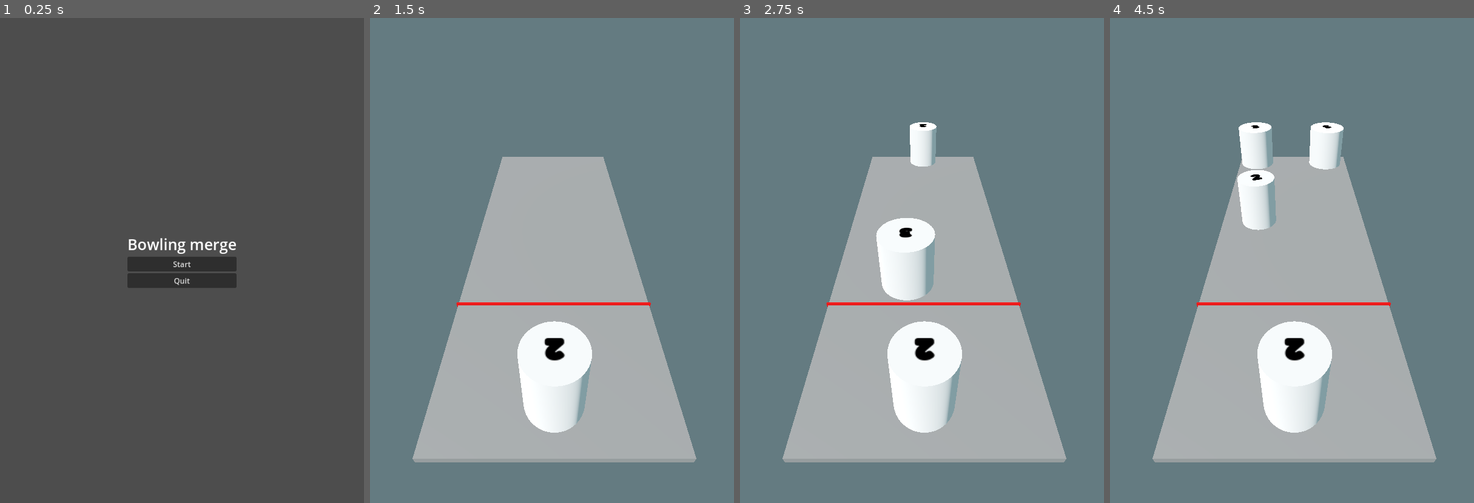
Above: before the commit, frames 1-4 (left to right).
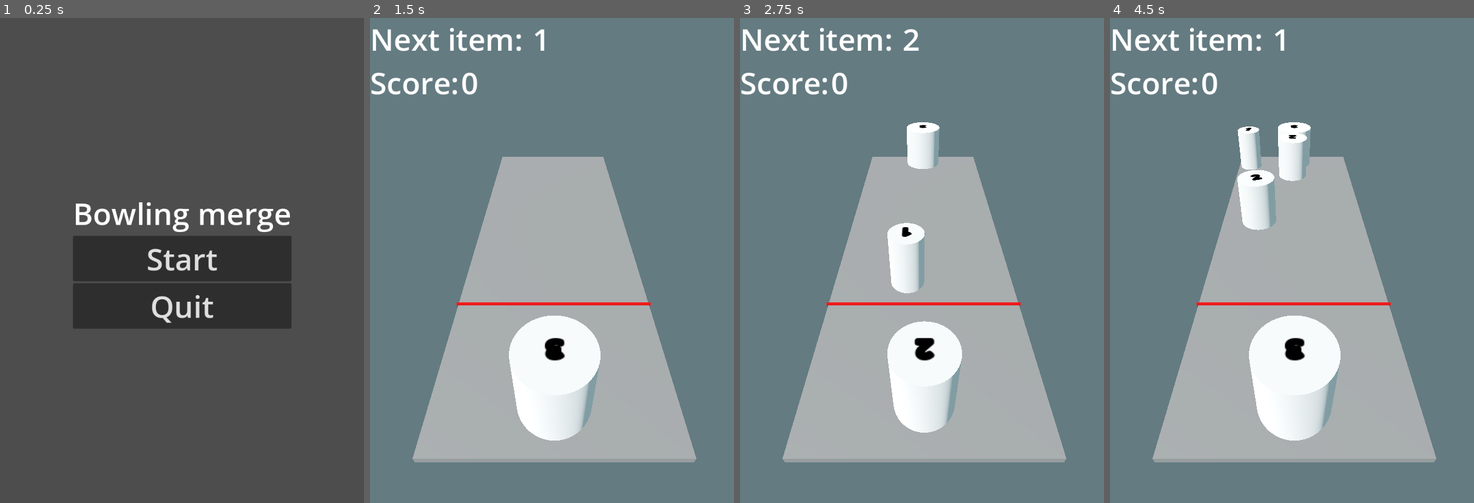
Above: after the commit, the same moments.

Repository: s3rius/bowling-merge
Game: Godot game, scene res://scenes/menus/MainMenu.tscn
Same seed, same stepped clock (60 frames per second), same inputs: the game is played once before the commit and once after it.
Inputs (mouse positions are in pixels of both pictures, inside the frame that each line leads up to):
- Up to frame 1 (0.25 s): no input
- Up to frame 2 (1.5 s): click "Start" at 0.5 s; tap Enter at 1.25 s; move the mouse to (632, 236) at 1.27 s; click (632, 236) at 1.42 s
- Up to frame 3 (2.75 s): drag from (849, 284) to (903, 357) at 2.02 s
- Up to frame 4 (4.5 s): move the mouse to (1328, 153) at 2.77 s; click (1328, 153) at 2.92 s; drag from (1273, 357) to (1182, 187) at 3.52 s; move the mouse to (1401, 333) at 4.27 s; click (1401, 333) at 4.42 s

The runs differ from the first frame. In frame 1, 11% of the frame differs, in the area x 20-80%, y 38-64%; in frame 2, 3.0%; in frame 3, 2.8%; in frame 4, 5.3%.

Commit message:
Removed signals.

Diff:
--- a/project.godot
+++ b/project.godot
@@ -12,6 +12,7 @@
 
 config/name="Bowling Merge"
 run/main_scene="uid://h1sw1wgnts3f"
+config/quit_on_go_back=false
 config/features=PackedStringArray("4.5", "Mobile")
 config/icon="res://icon.svg"
 
--- a/scenes/game.tscn
+++ b/scenes/game.tscn
@@ -1,9 +1,11 @@
-[gd_scene load_steps=18 format=3 uid="uid://cv7846us67iur"]
+[gd_scene load_steps=20 format=3 uid="uid://cv7846us67iur"]
 
 [ext_resource type="Script" uid="uid://dfb2t702qoffe" path="res://scripts/main.gd" id="1_uwrxv"]
 [ext_resource type="PackedScene" uid="uid://ci7rkfrmcyok2" path="res://scenes/pawn.tscn" id="2_yqjtg"]
 [ext_resource type="Script" uid="uid://8r0lt5usfjnt" path="res://scripts/limit.gd" id="3_lnu2h"]
 [ext_resource type="PackedScene" uid="uid://b46hnsev1wp2u" path="res://scenes/menus/GameOverPopUP.tscn" id="4_lbhrr"]
+[ext_resource type="Theme" uid="uid://c5grbnylvu6xl" path="res://themes/main-theme.tres" id="5_iywne"]
+[ext_resource type="Script" uid="uid://c1h2hls5tx662" path="res://scripts/in-game-hud.gd" id="6_p57ef"]
 
 [sub_resource type="Environment" id="Environment_lbhrr"]
 background_mode = 1
@@ -132,7 +134,40 @@
 visible = false
 follow_viewport_enabled = true
 
-[connection signal="limit_hit" from="Limit" to="." method="game_over"]
-[connection signal="body_entered" from="Limit/Area3D" to="Limit" method="on_body_entered"]
-[connection signal="body_exited" from="Limit/Area3D" to="Limit" method="on_body_exited"]
+[node name="HUD" type="Control" parent="."]
+layout_mode = 3
+anchors_preset = 15
+anchor_right = 1.0
+anchor_bottom = 1.0
+grow_horizontal = 2
+grow_vertical = 2
+theme = ExtResource("5_iywne")
+script = ExtResource("6_p57ef")
+
+[node name="VBox" type="VBoxContainer" parent="HUD"]
+layout_mode = 0
+offset_right = 40.0
+offset_bottom = 40.0
+
+[node name="NextItem" type="HBoxContainer" parent="HUD/VBox"]
+layout_mode = 2
+
+[node name="NextItemStaticText" type="Label" parent="HUD/VBox/NextItem"]
+layout_mode = 2
+text = "Next item: "
+
+[node name="NextItemValue" type="Label" parent="HUD/VBox/NextItem"]
+layout_mode = 2
+text = "2"
+
+[node name="Score" type="HBoxContainer" parent="HUD/VBox"]
+layout_mode = 2
+
+[node name="ScoreStaticText" type="Label" parent="HUD/VBox/Score"]
+layout_mode = 2
+text = "Score:"
+
+[node name="ScoreValue" type="Label" parent="HUD/VBox/Score"]
+layout_mode = 2
+
 [connection signal="timeout" from="Limit/LimitTimer" to="Limit" method="on_timer_timeout"]
--- a/scenes/menus/GameOverPopUP.tscn
+++ b/scenes/menus/GameOverPopUP.tscn
@@ -1,9 +1,10 @@
-[gd_scene load_steps=2 format=3 uid="uid://b46hnsev1wp2u"]
+[gd_scene load_steps=3 format=3 uid="uid://b46hnsev1wp2u"]
 
-[sub_resource type="LabelSettings" id="LabelSettings_t2y81"]
-font_color = Color(1, 0, 0, 1)
+[ext_resource type="Theme" uid="uid://c5grbnylvu6xl" path="res://themes/main-theme.tres" id="1_3tm4d"]
+[ext_resource type="Script" uid="uid://clxore7debqpi" path="res://scripts/menus/game_over_pop_up.gd" id="1_s2ajj"]
 
 [node name="GameOverPopUp" type="CanvasLayer"]
+script = ExtResource("1_s2ajj")
 
 [node name="Control" type="Control" parent="."]
 layout_mode = 3
@@ -12,19 +13,32 @@
 anchor_bottom = 1.0
 grow_horizontal = 2
 grow_vertical = 2
+theme = ExtResource("1_3tm4d")
 
-[node name="Label" type="Label" parent="Control"]
+[node name="VBoxContainer" type="VBoxContainer" parent="Control"]
 layout_mode = 1
 anchors_preset = 8
 anchor_left = 0.5
 anchor_top = 0.5
 anchor_right = 0.5
 anchor_bottom = 0.5
-offset_left = -42.0
-offset_top = -11.5
-offset_right = 42.0
-offset_bottom = 11.5
+offset_left = -166.5
+offset_top = -44.0
+offset_right = 166.5
+offset_bottom = 44.0
 grow_horizontal = 2
 grow_vertical = 2
+alignment = 1
+
+[node name="Label" type="Label" parent="Control/VBoxContainer"]
+layout_mode = 2
+theme_override_colors/font_color = Color(1, 0, 1, 1)
 text = "FUCK YOU!"
-label_settings = SubResource("LabelSettings_t2y81")
+
+[node name="RetryButton" type="Button" parent="Control/VBoxContainer"]
+layout_mode = 2
+text = "Retry"
+
+[node name="MainMenuButton" type="Button" parent="Control/VBoxContainer"]
+layout_mode = 2
+text = "Main menu"
--- a/scenes/menus/MainMenu.tscn
+++ b/scenes/menus/MainMenu.tscn
@@ -1,9 +1,7 @@
 [gd_scene load_steps=3 format=3 uid="uid://h1sw1wgnts3f"]
 
+[ext_resource type="Theme" uid="uid://c5grbnylvu6xl" path="res://themes/main-theme.tres" id="1_bqojv"]
 [ext_resource type="Script" uid="uid://cmg3m3mtklioi" path="res://scripts/menus/main_menu.gd" id="1_wlpbi"]
-
-[sub_resource type="LabelSettings" id="LabelSettings_wlpbi"]
-font_size = 32
 
 [node name="MainMenu" type="Control"]
 layout_mode = 3
@@ -12,6 +10,7 @@
 anchor_bottom = 1.0
 grow_horizontal = 2
 grow_vertical = 2
+theme = ExtResource("1_bqojv")
 script = ExtResource("1_wlpbi")
 
 [node name="VFlowContainer" type="VBoxContainer" parent="."]
@@ -32,7 +31,6 @@
 [node name="Label" type="Label" parent="VFlowContainer"]
 layout_mode = 2
 text = "Bowling merge"
-label_settings = SubResource("LabelSettings_wlpbi")
 
 [node name="StartButton" type="Button" parent="VFlowContainer"]
 layout_mode = 2
@@ -41,6 +39,3 @@
 [node name="QuitButton" type="Button" parent="VFlowContainer"]
 layout_mode = 2
 text = "Quit"
-
-[connection signal="pressed" from="VFlowContainer/StartButton" to="." method="start_game"]
-[connection signal="pressed" from="VFlowContainer/QuitButton" to="." method="quit_game"]
--- /dev/null
+++ b/scripts/in-game-hud.gd
@@ -0,0 +1,7 @@
+extends Control
+
+func set_next_item(item: int)-> void:
+	$VBox/NextItem/NextItemValue.text = str(item)
+
+func set_score(new_score: int) -> void:
+	$VBox/Score/ScoreValue.text = str(new_score)
--- a/scripts/limit.gd
+++ b/scripts/limit.gd
@@ -1,25 +1,27 @@
 extends Node3D
+
+@export var limit_timer: float = 2.0
 
 signal limit_hit
 
 var bodies_in_limit: Dictionary[int, bool] = {}
 
+func _ready() -> void:
+	$Area3D.connect("body_entered", on_body_entered)
+	$Area3D.connect("body_exited", on_body_exited)
+
 func on_body_entered(body: Node) -> void:
 	var pawn = body as Pawn
 	bodies_in_limit[pawn.get_instance_id()] = true
 	pawn.start_blinking()
-	print("[Adding] Bodies in limit: ", bodies_in_limit.size())
-	$LimitTimer.start(2.0)
+	$LimitTimer.start(limit_timer)
 
 func on_body_exited(body: Node) -> void:
 	var pawn = body as Pawn
 	pawn.stop_blinking()
 	bodies_in_limit.erase(pawn.get_instance_id())
-	print("[Removing] Bodies in limit: ", bodies_in_limit.size())
 	if bodies_in_limit.is_empty():
-		print("Limit cleared, stopping timer")
 		$LimitTimer.stop()
 
 func on_timer_timeout() -> void:
 	limit_hit.emit()
-	print("[Emitted] limit signal")
--- a/scripts/main.gd
+++ b/scripts/main.gd
@@ -12,20 +12,44 @@
 var ray_from: Vector3;
 var ray_to: Vector3;
 var playing: bool = true
+var score: int = 0
+
+var items_box: Array[int] = [1, 2, 3]
+
+func choose_next_item() -> int:
+	var next_item = items_box.pop_back()
+	if items_box.size() == 0:
+		items_box = [1, 2, 3]
+		items_box.shuffle()
+	return next_item
 
 func spawn_new() -> void:
 	if active_pawn != null:
 		return
 	var spawn_point: Node3D = get_node("SpawnPoint") as Node3D
 	var pawn = pawn_scene.instantiate() as Pawn
-	pawn.set_pawn_type(randi_range(1, 3))
+	var next_item = choose_next_item()
+	pawn.set_pawn_type(next_item)
 	pawn.contact_monitor = false
 	pawn.disable_pawn_collisions()
 	pawn.freeze = true
 	pawn.position = spawn_point.position
+	pawn.connect("merged", _on_pawn_merged)
 	self.active_pawn = pawn
 	var pawns: Node3D = $Pawns
 	pawns.add_child(pawn)
+	next_item = randi_range(1, 3)
+	$HUD.set_next_item(items_box[-1])
+
+func _on_pawn_merged(pawn_type: int) -> void:
+	score += pawn_type * 10
+	$HUD.set_score(score)
+
+func _ready() -> void:
+	$Limit.connect("limit_hit", game_over)
+	get_tree().get_root().connect("go_back_request", go_to_main_menu)
+	items_box.shuffle()
+	$HUD.set_score(0)
 
 # # Called every frame. 'delta' is the elapsed time since the previous frame.
 func _process(_delta: float) -> void:
@@ -60,18 +84,21 @@
 	playing = false
 	$GameOverPopUp.show()
 
+func go_to_main_menu() -> void:
+	get_tree().change_scene_to_file("res://scenes/menus/MainMenu.tscn")
+
 func _input(event: InputEvent) -> void:
 	if active_pawn == null:
 		return
 	if playing == false:
 		return
-	if event is InputEventScreenDrag:
-		var camera: Camera3D = $MainCamera;
+	var camera: Camera3D = $MainCamera;
+	if event is InputEventScreenDrag or event is InputEventScreenTouch:
 		# We remember rays for the next call of physics_process,
 		self.ray_from = camera.project_ray_origin(event.position)
 		self.ray_to = self.ray_from + camera.project_ray_normal(event.position) * 100
 		self.touch_active = true
-	if event is InputEventScreenTouch:
-		if not event.pressed:
-			self.touch_was_active = true
-			self.touch_active = false
+		if event is InputEventScreenTouch:
+			if not event.pressed:
+				self.touch_was_active = true
+				self.touch_active = false
--- /dev/null
+++ b/scripts/menus/game_over_pop_up.gd
@@ -0,0 +1,16 @@
+extends CanvasLayer
+
+func _ready() -> void:
+	$Control/VBoxContainer/RetryButton.connect("pressed", retry)
+	$Control/VBoxContainer/MainMenuButton.connect("pressed", go_to_main_menu)
+
+func retry() -> void:
+	get_tree().change_scene_to_file("res://scenes/game.tscn")
+
+func go_to_main_menu() -> void:
+	get_tree().change_scene_to_file("res://scenes/menus/MainMenu.tscn")
+
+
+func _notification(what: int) -> void:
+	if what == NOTIFICATION_WM_GO_BACK_REQUEST:
+		go_to_main_menu()
--- a/scripts/menus/main_menu.gd
+++ b/scripts/menus/main_menu.gd
@@ -1,7 +1,16 @@
 extends Control
+
+func _ready() -> void:
+	$VFlowContainer/StartButton.connect("pressed", start_game)
+	$VFlowContainer/QuitButton.connect("pressed", quit_game)
 
 func start_game():
 	get_tree().change_scene_to_file("res://scenes/game.tscn")
 
 func quit_game():
 	get_tree().quit()
+
+
+func _notification(what: int) -> void:
+	if what == NOTIFICATION_WM_GO_BACK_REQUEST:
+		quit_game()
--- a/scripts/pawn.gd
+++ b/scripts/pawn.gd
@@ -1,6 +1,8 @@
 extends RigidBody3D
 
 class_name Pawn
+
+signal merged
 
 var velocity: Vector3 = Vector3.ZERO
 var pawn_type: int = 1;
@@ -38,6 +40,7 @@
 		var pawn = body as Pawn
 		if pawn.pawn_type == self.pawn_type:
 			pawn.queue_free()
+			merged.emit(self.pawn_type)
 			self.set_pawn_type(self.pawn_type + 1)
 			self.position = self.position + (pawn.position - self.position) / 2.0
 			return
@@ -47,6 +50,7 @@
 
 func stop_blinking() -> void:
 	$BlinkTimer.stop()
+	self.visible = true
 
 func _on_blink_timer_timeout() -> void:
 	self.visible = not self.visible
--- /dev/null
+++ b/themes/main-theme.tres
@@ -0,0 +1,4 @@
+[gd_resource type="Theme" format=3 uid="uid://c5grbnylvu6xl"]
+
+[resource]
+default_font_size = 64
Not shown, added: scripts/in-game-hud.gd.uid
Not shown, added: scripts/menus/game_over_pop_up.gd.uid
